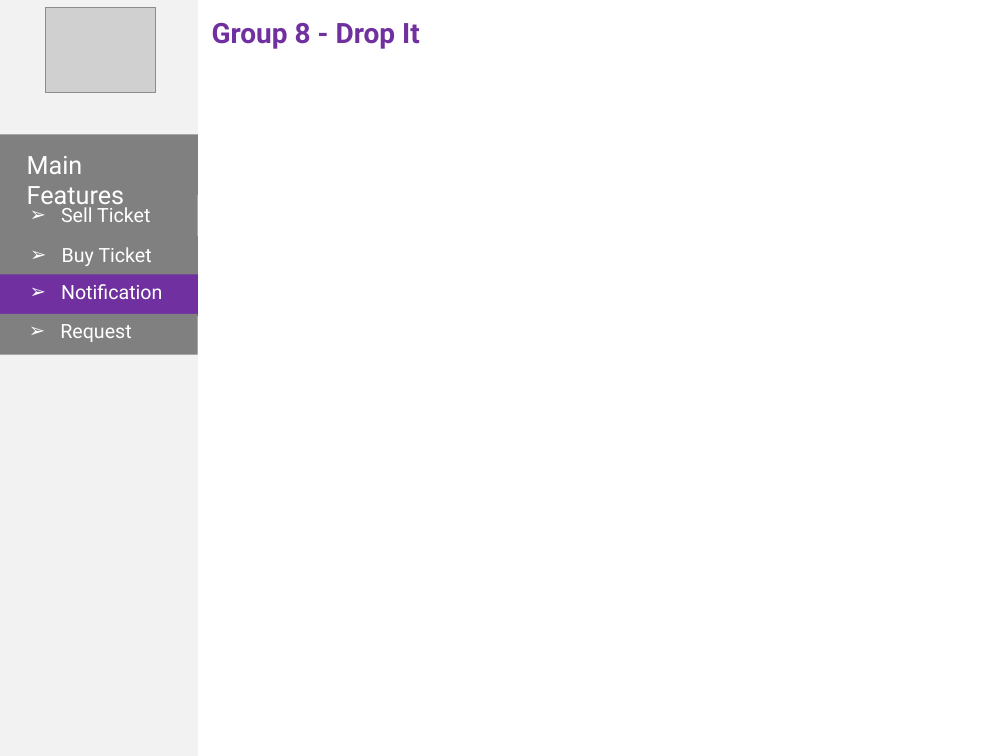
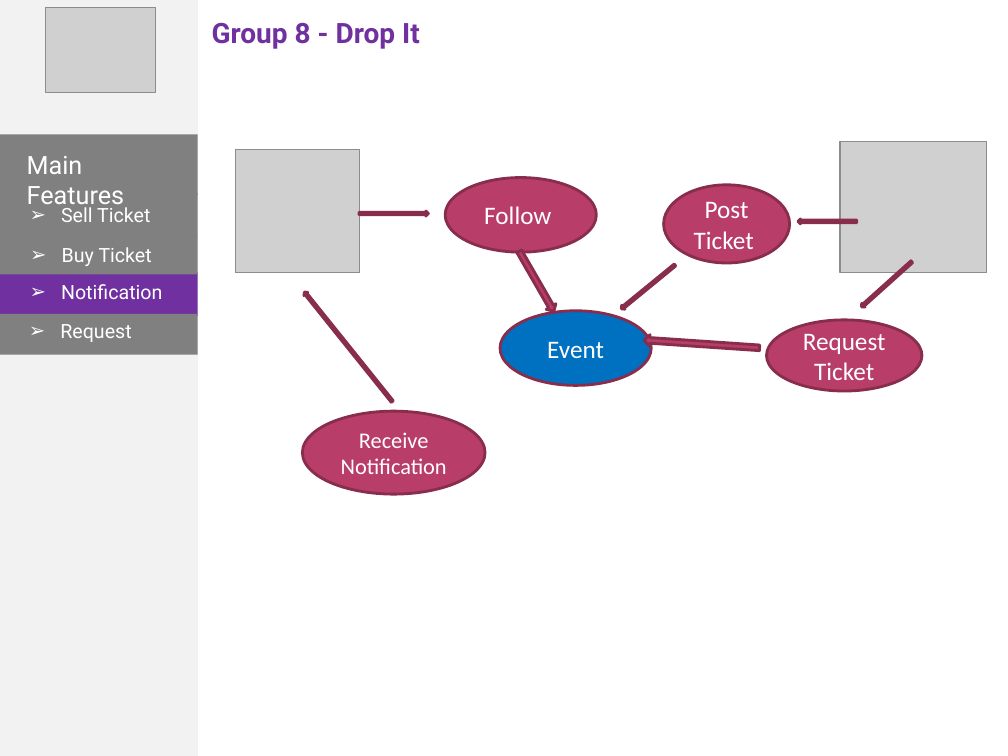
Before and after one commit to phonglk/fptu_capstone, a slide deck: slide 13 of Document/Present.pptx. Drawn at 1008x756 pixels with LibreOffice and Linux fonts; fonts in the diff are those of the drawing; grey boxes stand for pictures. Boxes give left, top, right and bottom in pixels: in the first picture for what was removed or moved away, otherwise in the second. Text is boxed around its words. In the diff, an @@ line names an element or a change of style, - is before the commit and + after.

```diff
--- a/Document/Present.pptx
+++ b/Document/Present.pptx
@@ picture added at (235,149,359,273) @@
@@ picture added at (840,141,987,272) @@
@@ ellipse added at (446,177,597,252), fill #B83D68, outline #882D4D 2 pt, 18 pt, text #FFFFFF @@
+Follow
@@ ellipse added at (663,184,789,263), fill #B83D68, outline #882D4D 2 pt, 18 pt, text #FFFFFF @@
+Post Ticket
@@ right arrow added at (359,211,428,216), fill #B83D68, outline #882D4D 2 pt @@
@@ left arrow added at (798,219,857,224), fill #B83D68, outline #882D4D 2 pt @@
@@ right arrow added at (515,249,559,315), fill #B83D68, outline #882D4D 2 pt @@
@@ right arrow added at (620,263,677,311), fill #B83D68, outline #882D4D 2 pt @@
@@ left arrow added at (860,260,913,309), fill #B83D68, outline #882D4D 2 pt @@
@@ left arrow added at (302,291,394,403), fill #B83D68, outline #882D4D 2 pt @@
@@ ellipse added at (500,310,651,385), fill #0070C0, outline #882D4D 2 pt, 18 pt, text #FFFFFF @@
+Event
@@ ellipse added at (766,320,921,391), fill #B83D68, outline #882D4D 2 pt, 18 pt, text #FFFFFF @@
+Request Ticket
@@ right arrow added at (644,335,760,354), fill #B83D68, outline #882D4D 2 pt @@
@@ ellipse added at (302,411,485,494), fill #B83D68, outline #882D4D 2 pt, 16 pt, text #FFFFFF @@
+Receive Notification
```
Also in this commit, not shown: 6 other slides changed, 1 slide added, 1 slide removed.
